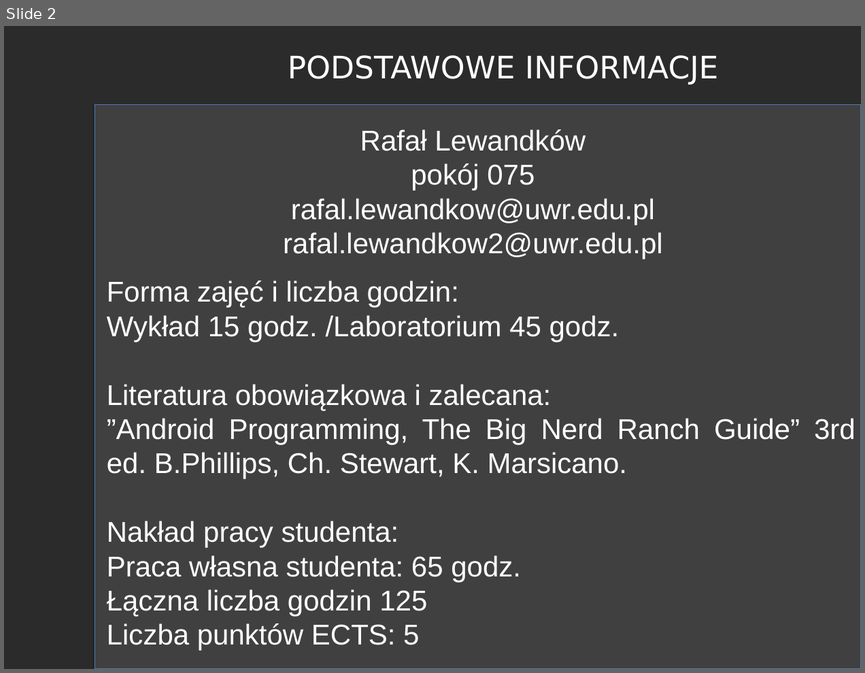
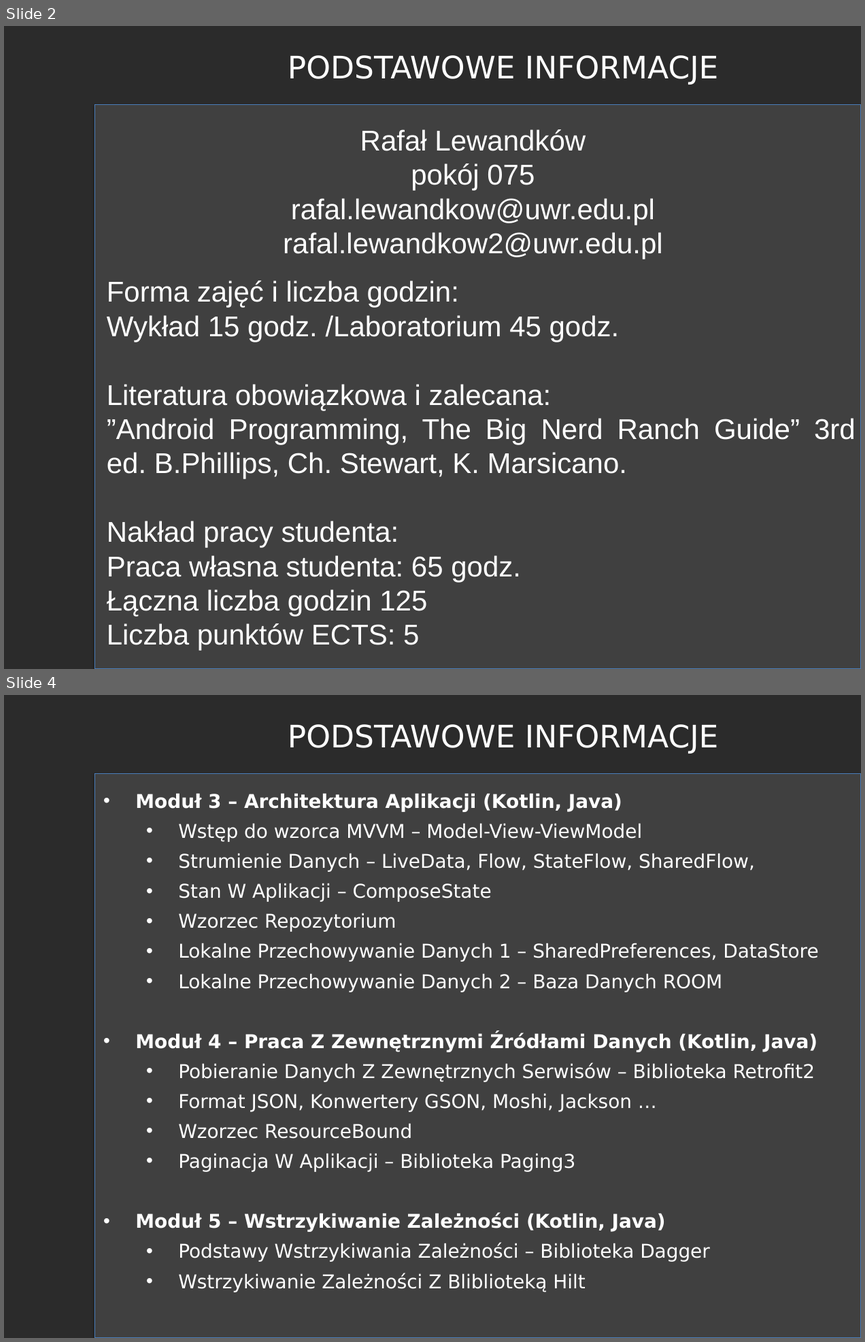
Before and after one commit to RafLew84/PUM, a slide deck: 2023-2024/Wyk/Wyklad0.pptx. Shown one above the other, each under a label of ours: slide 2 before the commit, slides 2 and 4 after it; the slides between them are not shown. The pictures are 865x673 and 865x1342 pixels, drawn with LibreOffice and Linux fonts; fonts in the diff are those of the drawing; background and template pictures are left out; a plain dark background stands for a picture behind light text. Boxes give left, top, right and bottom in pixels: in the first picture for what was removed or moved away, otherwise in the second. Text is boxed around its words. In the diff, an @@ line names an element or a change of style, - is before the commit and + after.

```diff
--- a/2023-2024/Wyk/Wyklad0.pptx
+++ b/2023-2024/Wyk/Wyklad0.pptx
@@ slide 4 added at (4,695,861,1338), background picture (left out) @@
@@ text added at (288,724,718,753), 26 pt, text #FFFFFF @@
+PODSTAWOWE INFORMACJE
@@ rectangle added at (95,774,861,1338), fill #404040, outline #4B7EBC 0.75 pt, 16 pt, text #FFFFFF @@
+• Moduł 3 – Architektura Aplikacji (Kotlin, Java)
+  • Wstęp do wzorca MVVM – Model-View-ViewModel
+  • Strumienie Danych – LiveData, Flow, StateFlow, SharedFlow,
+  • Stan W Aplikacji – ComposeState
+  • Wzorzec Repozytorium
+  • Lokalne Przechowywanie Danych 1 – SharedPreferences, DataStore
+  • Lokalne Przechowywanie Danych 2 – Baza Danych ROOM
+• Moduł 4 – Praca Z Zewnętrznymi Źródłami Danych (Kotlin, Java)
+  • Pobieranie Danych Z Zewnętrznych Serwisów – Biblioteka Retrofit2
+  • Format JSON, Konwertery GSON, Moshi, Jackson …
+  • Wzorzec ResourceBound
+  • Paginacja W Aplikacji – Biblioteka Paging3
+• Moduł 5 – Wstrzykiwanie Zależności (Kotlin, Java)
+  • Podstawy Wstrzykiwania Zależności – Biblioteka Dagger
+  • Wstrzykiwanie Zależności Z Bliblioteką Hilt
```
Also in this commit, not shown: 2 slides changed, 5 other slides added, 5 slides removed, 1 other file.
